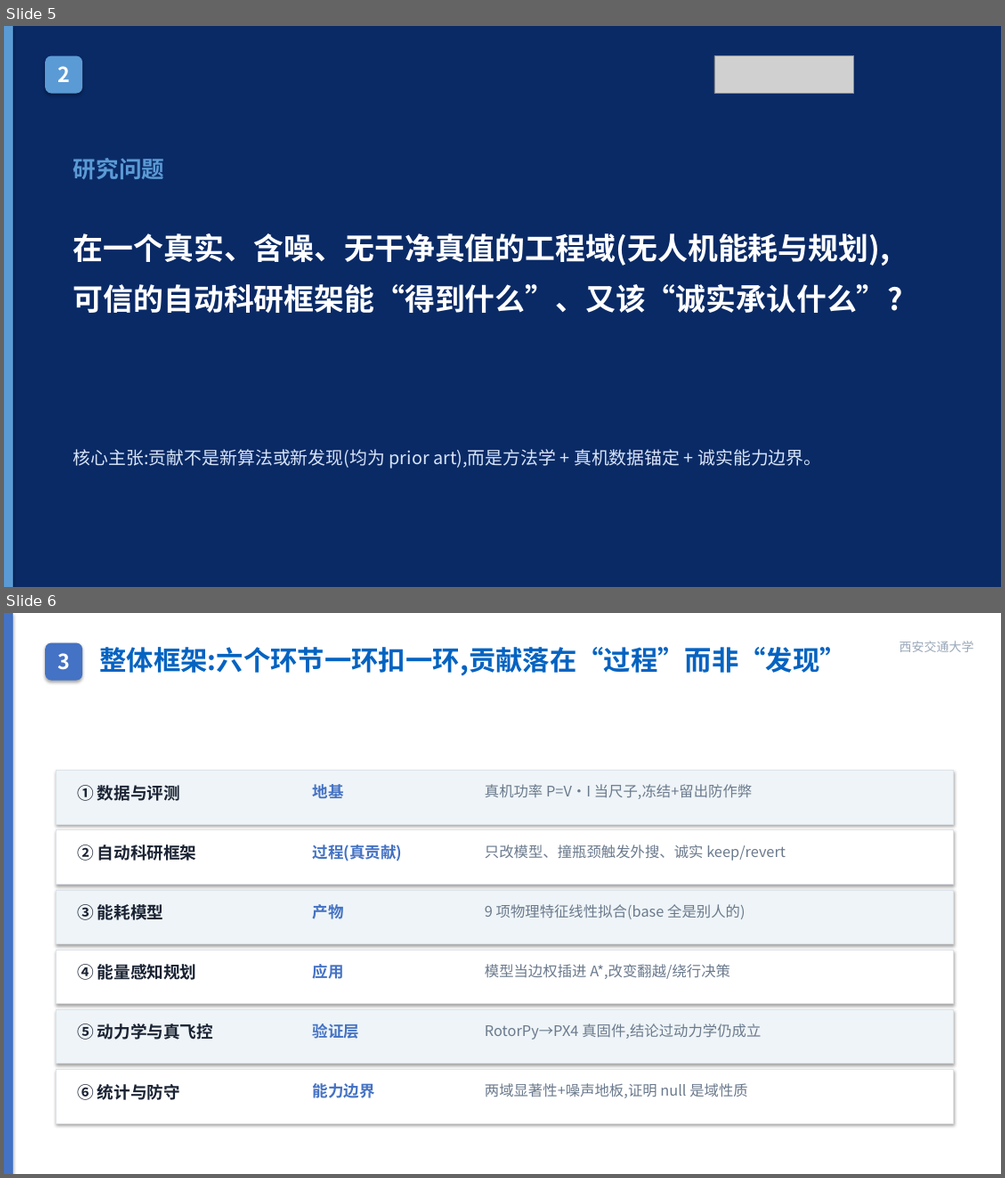
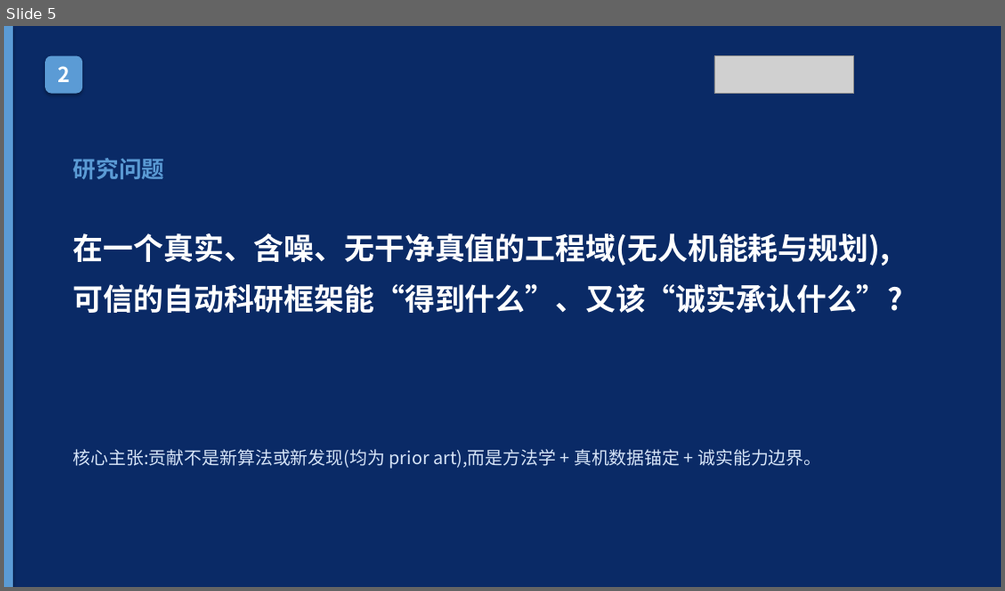
Before and after one commit to wbz0429/PathPlanningwithEnergy, a slide deck: autoresearch/energy_m100/experiments/midterm_defense.pptx. Shown one above the other, each under a label of ours: slides 5 and 6 before the commit, slide 5 after it. The pictures are 1005x1178 and 1005x591 pixels, drawn with LibreOffice and Linux fonts; fonts in the diff are those of the drawing; grey boxes stand for pictures. Boxes give left, top, right and bottom in pixels: in the first picture for what was removed or moved away, otherwise in the second. Text is boxed around its words. In the diff, an @@ line names an element or a change of style, - is before the commit and + after.

```diff
--- a/autoresearch/energy_m100/experiments/midterm_defense.pptx
+++ b/autoresearch/energy_m100/experiments/midterm_defense.pptx
@@ slide 6 removed at bbox=[4, 613, 1001, 1174], background #FFFFFF @@
@@ rectangle removed at bbox=[4, 613, 13, 1174] @@
@@ rounded rectangle removed at bbox=[45, 643, 82, 681] @@
-3
@@ text removed at bbox=[99, 647, 847, 676] @@
-整体框架:六个环节一环扣一环,贡献落在“过程”而非“发现”
@@ text removed at bbox=[899, 641, 974, 652] @@
-西安交通大学
@@ rectangle removed at bbox=[57, 770, 954, 824] @@
@@ text removed at bbox=[77, 785, 180, 801] @@
-① 数据与评测
@@ text removed at bbox=[313, 784, 344, 798] @@
-地基
@@ text removed at bbox=[485, 784, 752, 799] @@
-真机功率 P=V·I 当尺子,冻结+留出防作弊
@@ rectangle removed at bbox=[57, 830, 954, 884] @@
@@ text removed at bbox=[77, 844, 197, 860] @@
-② 自动科研框架
@@ text removed at bbox=[313, 844, 403, 861] @@
-过程(真贡献)
@@ text removed at bbox=[485, 844, 785, 860] @@
-只改模型、撞瓶颈触发外搜、诚实 keep/revert
@@ rectangle removed at bbox=[57, 890, 954, 943] @@
@@ text removed at bbox=[77, 904, 163, 920] @@
-③ 能耗模型
@@ text removed at bbox=[313, 904, 344, 919] @@
-产物
@@ text removed at bbox=[485, 904, 744, 919] @@
-9 项物理特征线性拟合(base 全是别人的)
@@ rectangle removed at bbox=[57, 949, 954, 1004] @@
@@ text removed at bbox=[77, 964, 197, 980] @@
-④ 能量感知规划
@@ text removed at bbox=[313, 964, 344, 979] @@
-应用
@@ text removed at bbox=[485, 964, 730, 979] @@
-模型当边权插进 A*,改变翻越/绕行决策
@@ rectangle removed at bbox=[57, 1009, 954, 1063] @@
@@ text removed at bbox=[77, 1023, 213, 1039] @@
-⑤ 动力学与真飞控
@@ text removed at bbox=[313, 1023, 359, 1038] @@
-验证层
@@ text removed at bbox=[485, 1023, 760, 1039] @@
-RotorPy→PX4 真固件,结论过动力学仍成立
@@ rectangle removed at bbox=[57, 1070, 954, 1123] @@
@@ text removed at bbox=[77, 1084, 180, 1100] @@
-⑥ 统计与防守
@@ text removed at bbox=[313, 1083, 375, 1098] @@
-能力边界
@@ text removed at bbox=[485, 1083, 747, 1098] @@
-两域显著性+噪声地板,证明 null 是域性质
```
Also in this commit, not shown: 15 slides changed, 1 slide added, 1 other slide removed, 3 other files.
